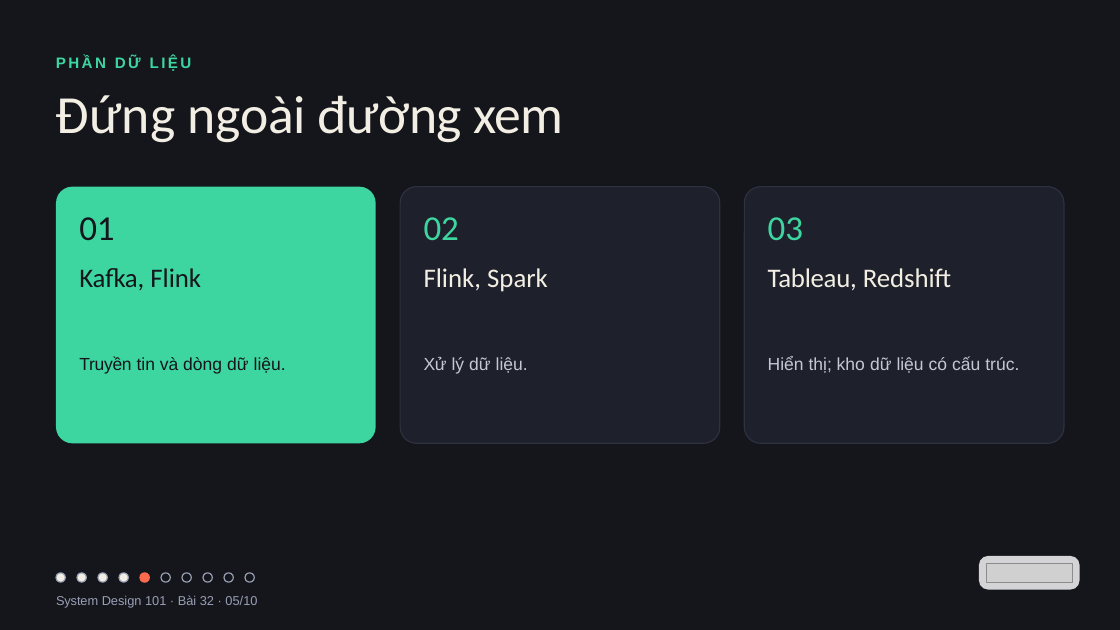
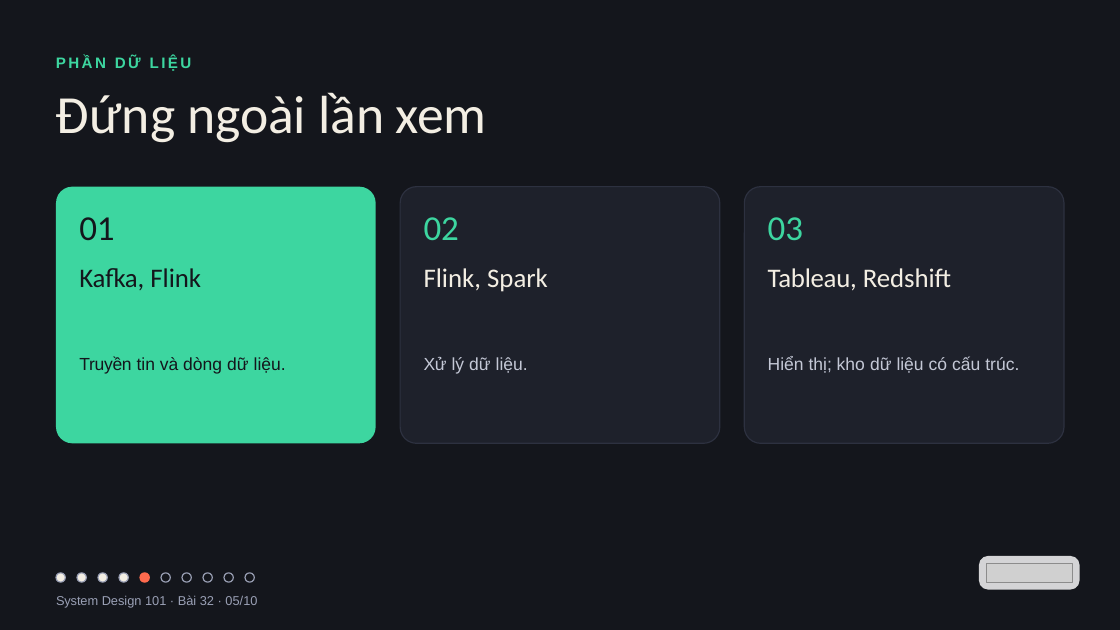
Before and after one commit to vohoailinh90/tool-marketing-studio, a slide deck: slide 5 of system-design-101/vi/lessons/sd-02-032/slides/sd-02-032.pptx. Drawn at 1120x630 pixels with LibreOffice and Linux fonts; fonts in the diff are those of the drawing; grey boxes stand for pictures. Boxes give left, top, right and bottom in pixels: in the first picture for what was removed or moved away, otherwise in the second. Text is boxed around its words. In the diff, an @@ line names an element or a change of style, - is before the commit and + after.

```diff
--- a/system-design-101/vi/lessons/sd-02-032/slides/sd-02-032.pptx
+++ b/system-design-101/vi/lessons/sd-02-032/slides/sd-02-032.pptx
@@ text at (x1=56, y1=92, x2=486, y2=143): text changed @@
-Đứng ngoài đường xem
+Đứng ngoài lần xem
```
Also in this commit, not shown: 4 other slides changed, 7 other files.
